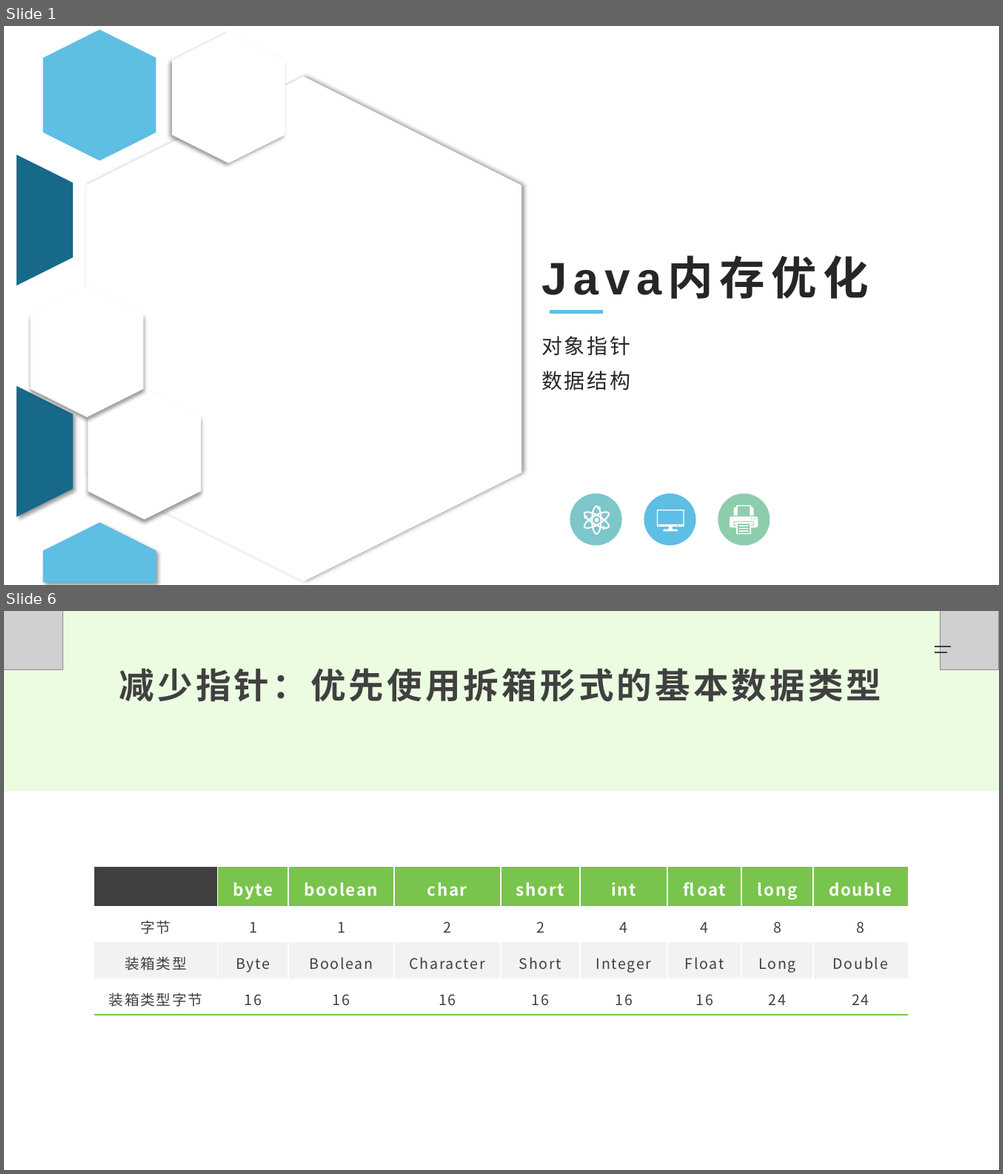
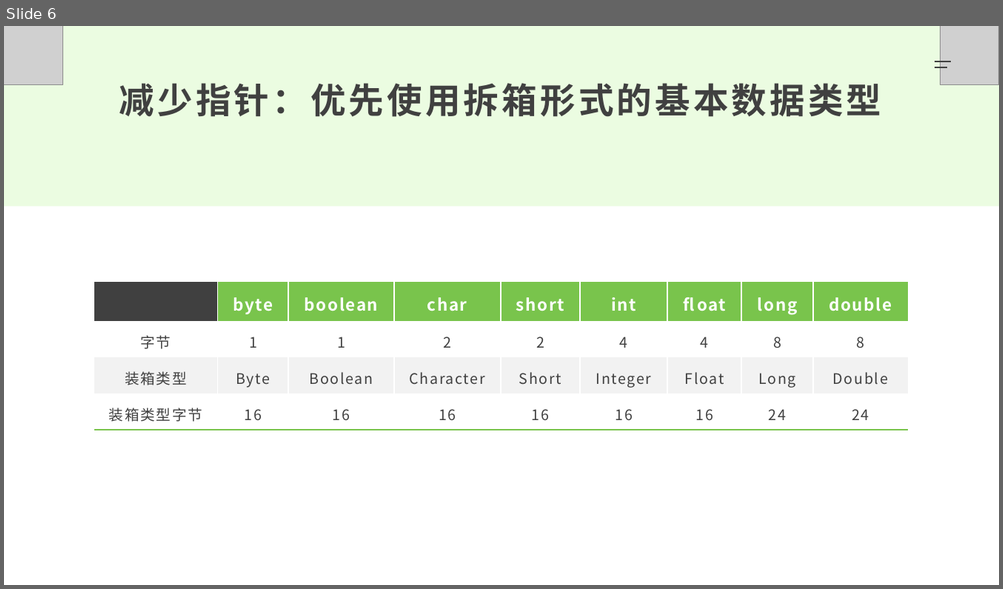
Before and after one commit to JiangJibo/project, a slide deck: web/src/main/resources/Java内存优化分享.pptx. Shown one above the other, each under a label of ours: slides 1 and 6 before the commit, slide 6 after it; the slides between them are not shown. The pictures are 1003x1174 and 1003x589 pixels, drawn with LibreOffice and Linux fonts; fonts in the diff are those of the drawing; grey boxes stand for pictures; background and template pictures are left out. Boxes give left, top, right and bottom in pixels: in the first picture for what was removed or moved away, otherwise in the second. Text is boxed around its words. In the diff, an @@ line names an element or a change of style, - is before the commit and + after.

```diff
--- a/web/src/main/resources/Java内存优化分享.pptx
+++ b/web/src/main/resources/Java内存优化分享.pptx
@@ slide 1 removed at <box>4,26,999,585</box>, background #FFFFFF @@
@@ hexagon removed at <box>172,32,285,164</box> @@
@@ hexagon removed at <box>86,76,522,582</box> @@
@@ group removed at <box>17,30,156,584</box>: 3 freeform shapes, 1 hexagon @@
@@ title removed at <box>535,180,923,308</box> @@
-Java内存优化
@@ hexagon removed at <box>30,286,144,417</box> @@
@@ line removed from (549, 312) to (603, 312) @@
@@ subtitle removed at <box>541,336,631,391</box> @@
-对象指针
-数据结构
@@ hexagon removed at <box>88,389,201,520</box> @@
@@ ellipse removed at <box>569,494,622,546</box> @@
@@ freeform shape removed at <box>583,506,610,535</box> @@
@@ ellipse removed at <box>644,494,697,546</box> @@
@@ freeform shape removed at <box>657,510,685,532</box> @@
@@ ellipse removed at <box>718,494,770,546</box> @@
@@ freeform shape removed at <box>729,506,757,535</box> @@
```
Also in this commit, not shown: 9 slides changed, 3 slides added, 3 other slides removed, 2 other files.
